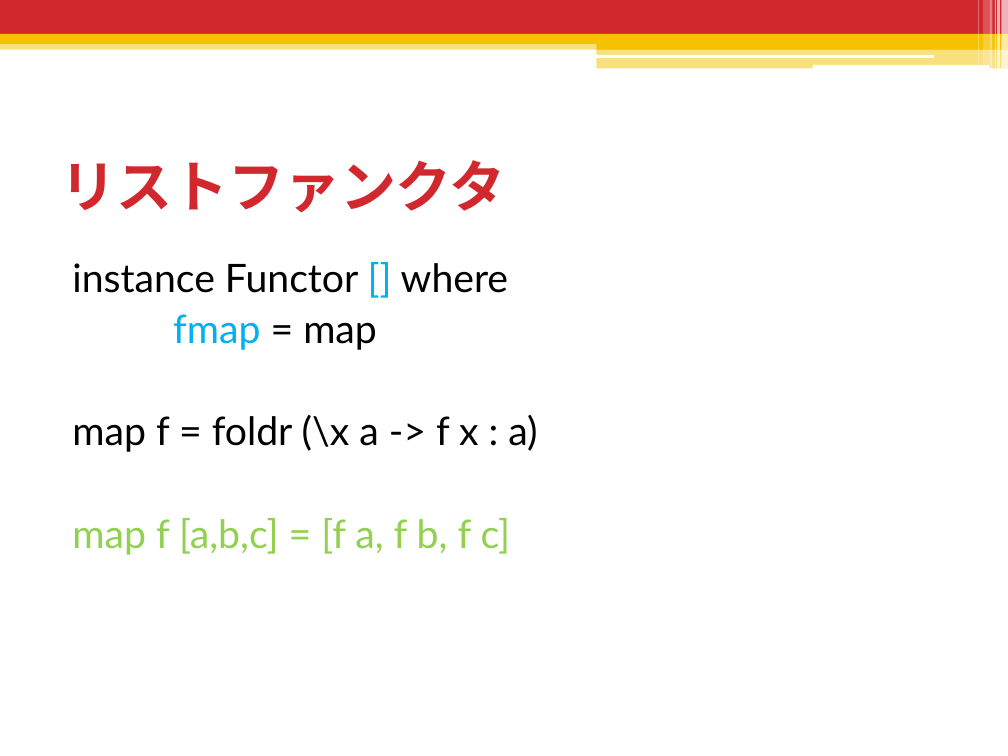
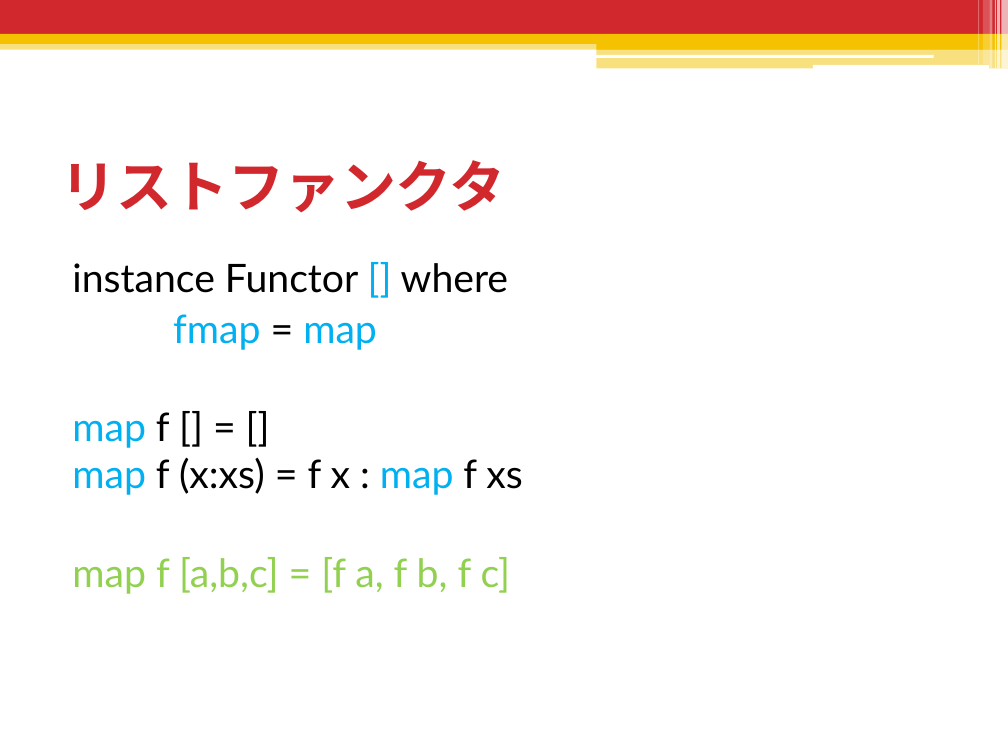
Before and after one commit to shiatsumat/HaskellLecture, a slide deck: slide 41 of 2_monad/slides/2_monad.pptx. Drawn at 1008x756 pixels with LibreOffice and Linux fonts; fonts in the diff are those of the drawing. Boxes give left, top, right and bottom in pixels: in the first picture for what was removed or moved away, otherwise in the second. Text is boxed around its words. In the diff, an @@ line names an element or a change of style, - is before the commit and + after.

```diff
--- a/2_monad/slides/2_monad.pptx
+++ b/2_monad/slides/2_monad.pptx
@@ text at bbox=[173, 314, 377, 350]: text colour #000000 to #00B0F0 in "map" @@
@@ text at bbox=[72, 412, 522, 495]: text changed @@
-map f = foldr (\x a -> f x : a)
+map f [] = []
+map f (x:xs) = f x : map f xs
```
Also in this commit, not shown: 1 other slide changed, 23 other files.
